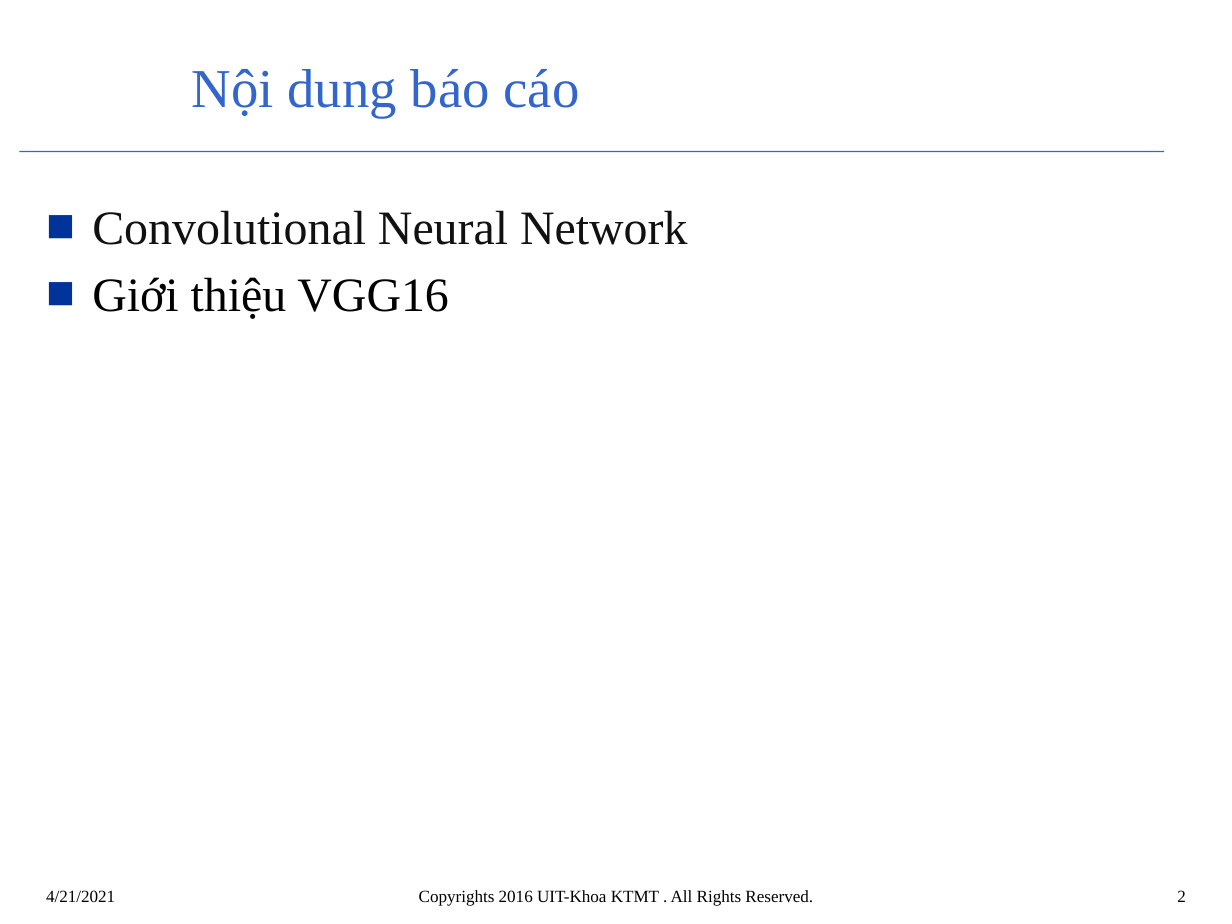
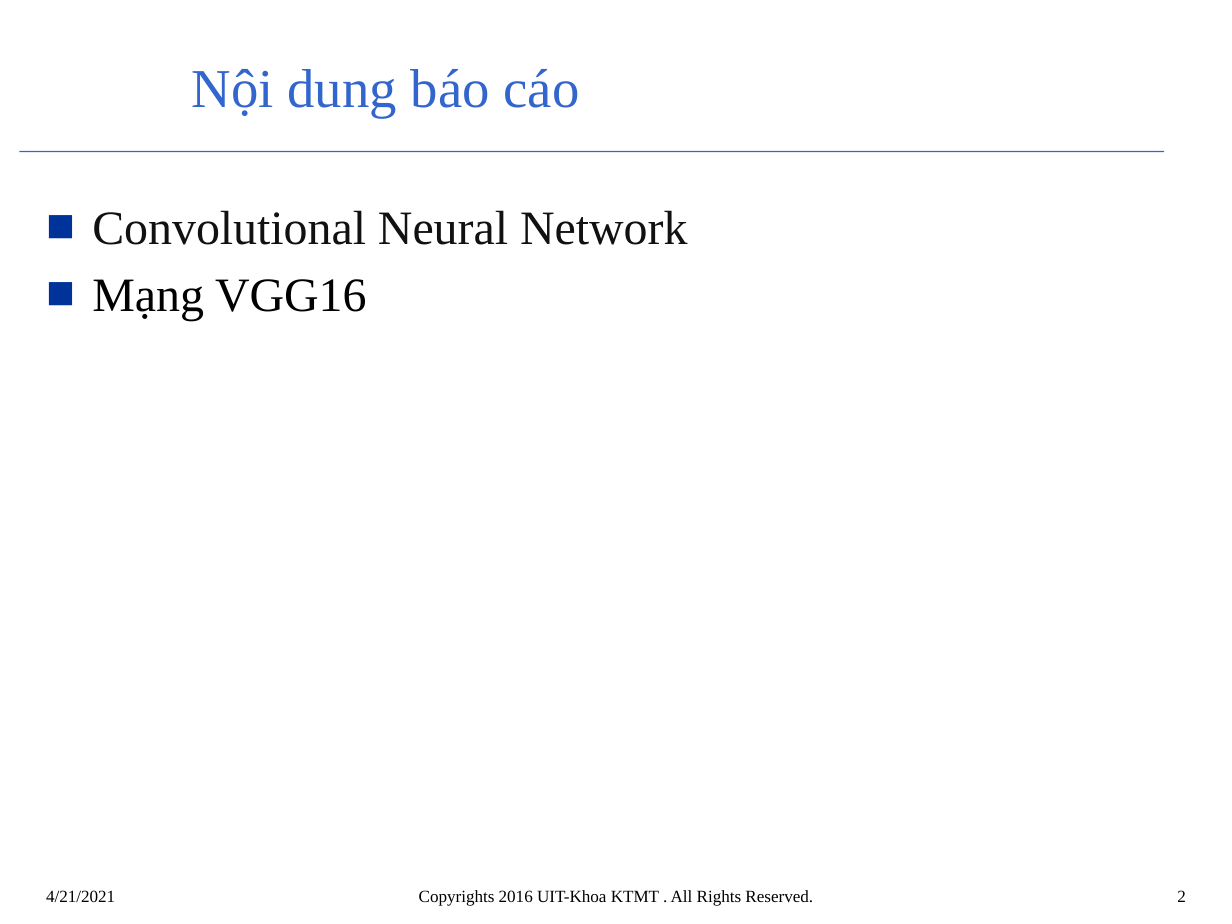
Before and after one commit to DuongTam1410/IU, a slide deck: slide 2 of Project/VGG16.pptx. Drawn at 1232x924 pixels with LibreOffice and Linux fonts; fonts in the diff are those of the drawing; background and template pictures are left out. Boxes give left, top, right and bottom in pixels: in the first picture for what was removed or moved away, otherwise in the second. Text is boxed around its words. In the diff, an @@ line names an element or a change of style, - is before the commit and + after.

```diff
--- a/Project/VGG16.pptx
+++ b/Project/VGG16.pptx
@@ text at bbox=[92, 279, 367, 321]: text changed @@
-■ Giới thiệu VGG16
+■ Mạng VGG16
```
Also in this commit, not shown: 2 other slides changed, 22 slides added, 1 other file.
